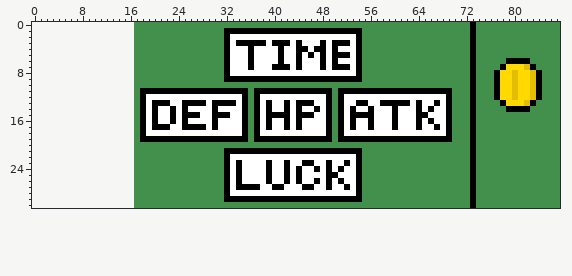
Edited in one commit: sprite sheet (assets/CalcUI/99_Menu.png). The picture above is the old version.
The file is 71x31 pixels. The old version is drawn lined up with the new one, on the new canvas.
New version:
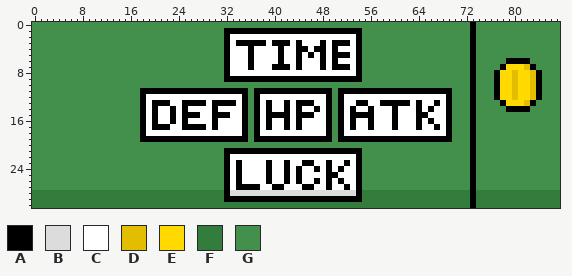
Palette (. is transparent): A #000000  B #dcdcdc  C #ffffff  D #e3bd00  E #ffd900  F #327d3b  G #438f4c
What changed:
canvas 71x31 -> 88x31, the old top-left corner now at 17,0
Changed rows in their new state; - is an unchanged pixel.
first column x 0:
 0 GGGGGGGGGGGGGGGGG-----------------------------------------------------------------------
 1 GGGGGGGGGGGGGGGGG-----------------------------------------------------------------------
 2 GGGGGGGGGGGGGGGGG-----------------------------------------------------------------------
 3 GGGGGGGGGGGGGGGGG-----------------------------------------------------------------------
 4 GGGGGGGGGGGGGGGGG-----------------------------------------------------------------------
 5 GGGGGGGGGGGGGGGGG-----------------------------------------------------------------------
 6 GGGGGGGGGGGGGGGGG-----------------------------------------------------------------------
 7 GGGGGGGGGGGGGGGGG-----------------------------------------------------------------------
 8 GGGGGGGGGGGGGGGGG-----------------------------------------------------------------------
 9 GGGGGGGGGGGGGGGGG-----------------------------------------------------------------------
10 GGGGGGGGGGGGGGGGG-----------------------------------------------------------------------
11 GGGGGGGGGGGGGGGGG-----------------------------------------------------------------------
12 GGGGGGGGGGGGGGGGG-----------------------------------------------------------------------
13 GGGGGGGGGGGGGGGGG-----------------------------------------------------------------------
14 GGGGGGGGGGGGGGGGG-----------------------------------------------------------------------
15 GGGGGGGGGGGGGGGGG-----------------------------------------------------------------------
16 GGGGGGGGGGGGGGGGG-----------------------------------------------------------------------
17 GGGGGGGGGGGGGGGGG-----------------------------------------------------------------------
18 GGGGGGGGGGGGGGGGG-----------------------------------------------------------------------
19 GGGGGGGGGGGGGGGGG-----------------------------------------------------------------------
20 GGGGGGGGGGGGGGGGG-----------------------------------------------------------------------
21 GGGGGGGGGGGGGGGGG-----------------------------------------------------------------------
22 GGGGGGGGGGGGGGGGG-----------------------------------------------------------------------
23 GGGGGGGGGGGGGGGGG-----------------------------------------------------------------------
24 GGGGGGGGGGGGGGGGG-----------------------------------------------------------------------
25 GGGGGGGGGGGGGGGGG-----------------------------------------------------------------------
26 GGGGGGGGGGGGGGGGG-----------------------------------------------------------------------
27 GGGGGGGGGGGGGGGGG-----------------------------------------------------------------------
28 FFFFFFFFFFFFFFFFFFFFFFFFFFFFFFFF-BBBBBBBBBBBBBBBBBBBBB-FFFFFFFFFFFFFFFFFF-FFFFFFFFFFFFFF
29 FFFFFFFFFFFFFFFFFFFFFFFFFFFFFFFF-----------------------FFFFFFFFFFFFFFFFFF-FFFFFFFFFFFFFF
30 FFFFFFFFFFFFFFFFFFFFFFFFFFFFFFFFFFFFFFFFFFFFFFFFFFFFFFFFFFFFFFFFFFFFFFFFF-FFFFFFFFFFFFFF
Boxes around the changes in both pictures, in picture pixels (x1, y1, x2, y2):
changed: (32, 22, 560, 208)
